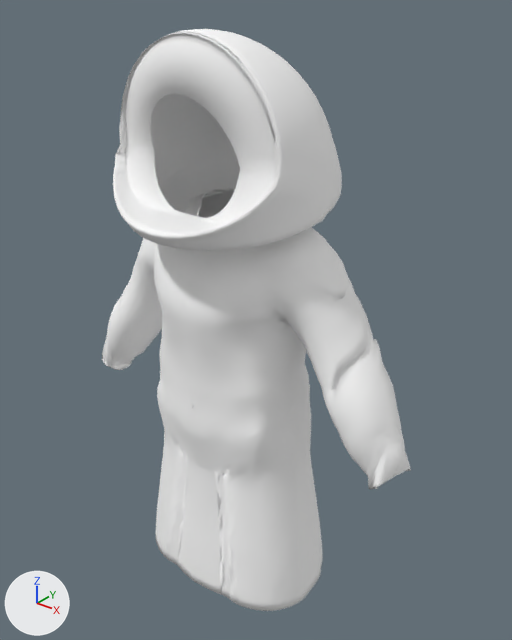
Before and after pictures for a commit that changed the glTF model apps/web/public/models/templates/male/hooded_coat_hood_on.glb.
Before and after are seen from a camera (50 mm lens) standing at (0.989, -1.171, 1.985) and looking at (0.038, 0.017, 1.248). The lights are fixed; the arrows at lower left show +X, +Y and +Z. The older version comes first.

Objects in the first picture: 'hooded_coat_hood_on_male'.
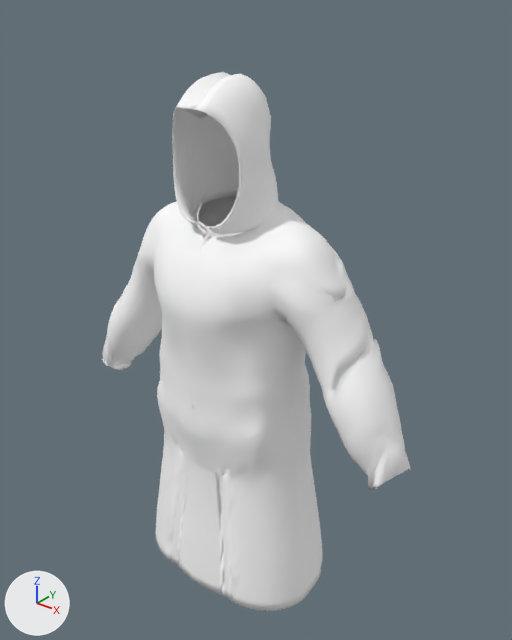
What differs and where, as boxes [x1, y1, x2, y2] in the pictures (512 x 640 px):
'hooded_coat_hood_on_male', reshaped (7% shorter)
    before: [102, 29, 411, 611]
    after: [102, 72, 411, 611]
part 1 of me_hooded_coat_hood_on_male, added
    after: [172, 72, 278, 234]
part 2 of me_hooded_coat_hood_on_male, deleted
    before: [113, 29, 342, 251]

Patch to the scene script:
```diff
--- a/apps/web/public/models/templates/male/hooded_coat_hood_on.glb.py
+++ b/apps/web/public/models/templates/male/hooded_coat_hood_on.glb.py
@@ me_hooded_coat_hood_on_male @@
 # used by ob_hooded_coat_hood_on_male; location = (0.0, 0.0, 0.0)
-me_hooded_coat_hood_on_male.from_pydata(...)  # 9420 vertices, 18848 faces; spans x -0.474..0.473, y -0.268..0.203, z 0.54..1.894
+me_hooded_coat_hood_on_male.from_pydata(...)  # 9294 vertices, 18592 faces; spans x -0.474..0.473, y -0.185..0.158, z 0.54..1.807
+# me_hooded_coat_hood_on_male part 1: a new loose piece of 1554 vertices spanning x -0.102..0.102, y -0.159..0.087, z 1.494..1.807, in mat_hooded_coat_hood_on_male_mat (white #ffffff)
+# me_hooded_coat_hood_on_male part 2: 1680 vertices removed from x -0.238..0.238, y -0.268..0.203, z 1.493..1.894
 me_hooded_coat_hood_on_male.materials.append(mat_hooded_coat_hood_on_male_mat)
```
